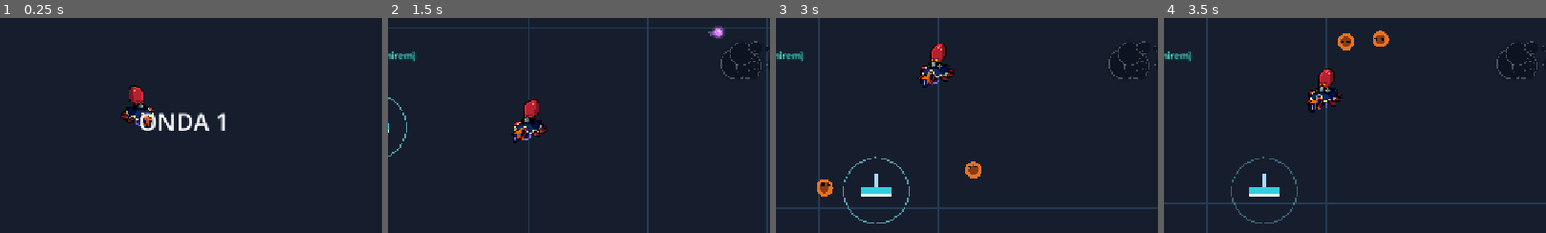
Above: before the commit, frames 1-4 (left to right).
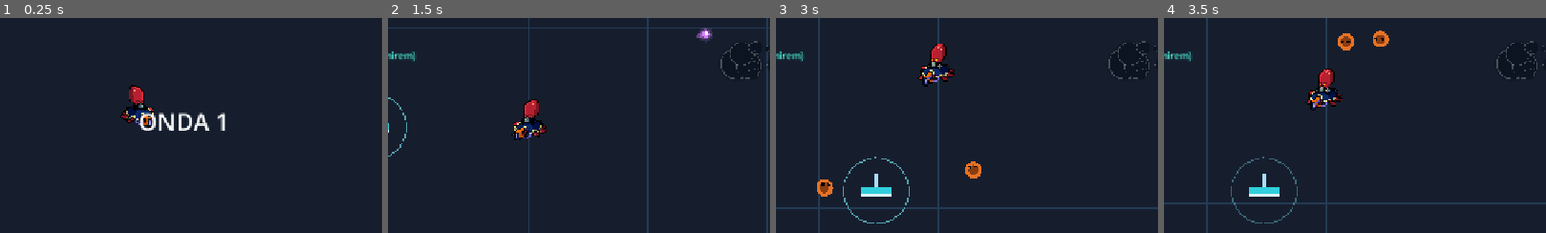
Above: after the commit, the same moments.

Repository: Ruan-Pablo-Oli/octo-ink-hell
Game: Godot game, scene res://scenes/main.tscn
Two runs of this game, one before a commit and one after it. Both use one fixed random seed, a clock stepped at 60 frames per second and the inputs below.
Inputs (mouse positions are % of the whole screen's width and height, from its top left):
- Up to frame 1 (0.25 s): no input
- Up to frame 2 (1.5 s): tap Enter at 0.5 s; move the mouse to (72, 45) at 0.52 s; hold D (move_right) 0.53-1.28 s; tap Space (dash) at 0.6 s; click (72, 45) at 0.67 s; move the mouse to (30, 55) at 1.27 s; hold S (move_down) from 1.28 s (still down); right-click (30, 55) at 1.35 s; click (30, 55) at 1.42 s
- Up to frame 3 (3 s): move the mouse to (60, 28) at 2.02 s; release S (move_down) at 2.03 s; press the mouse at (60, 28) at 2.03 s; hold D (move_right) 2.03-2.78 s; move the mouse to (45, 70) at 2.77 s; release the mouse at (45, 70) at 2.78 s; hold W (move_up) from 2.78 s (still down); tap Shift at 2.85 s; click (45, 70) at 2.92 s
- Up to frame 4 (3.5 s): keep holding W (move_up)
The pictures show only the part of the screen within x 32-82%, y 30-80%; the shares and areas given below are measured in that part.

The runs differ from the first frame. In frame 1, 0.1% of the frame differs, in the area x 35-41%, y 44-52%; in frame 2, 0.5%, in the area x 32-89%, y 3-59%; in frame 3, 0.2%; in frame 4, 0.2%.

Commit message:
feat: add Sprite2D nodes to player and weapon scenes, and implement muzzle point functionality

Diff:
--- a/scenes/player/player.tscn
+++ b/scenes/player/player.tscn
@@ -12,3 +12,5 @@
 sprite_top_right = ExtResource("3_75vfm")
 sprite_bottom_left = ExtResource("4_0owmy")
 sprite_bottom_right = ExtResource("5_qek5x")
+
+[node name="Sprite2D" type="Sprite2D" parent="." unique_id=702554687]
--- a/scenes/player/weapon.tscn
+++ b/scenes/player/weapon.tscn
@@ -12,3 +12,5 @@
 sprite_top_right = ExtResource("3_5ijpr")
 sprite_bottom_left = ExtResource("4_e1rds")
 sprite_bottom_right = ExtResource("5_1kp0g")
+
+[node name="Sprite2D" type="Sprite2D" parent="." unique_id=1061917590]
--- a/scripts/player/player.gd
+++ b/scripts/player/player.gd
@@ -25,6 +25,8 @@
 const BODY_RADIUS := 18.0
 
 enum FacingDir { TOP_LEFT, TOP_RIGHT, BOTTOM_LEFT, BOTTOM_RIGHT }
+
+@onready var _sprite: Sprite2D = $Sprite2D
 
 var health: float
 var ink: InkSystem
@@ -51,7 +53,6 @@
 var _arena: Arena
 var _dash_splat: WeaponData
 
-var _sprite: Sprite2D
 var _facing: FacingDir = FacingDir.BOTTOM_RIGHT
 var _has_sprites: bool = false
 
@@ -114,11 +115,11 @@
 	_has_sprites = sprite_top_left != null and sprite_top_right != null \
 		and sprite_bottom_left != null and sprite_bottom_right != null
 	if not _has_sprites:
-		return
-	_sprite = Sprite2D.new()
+		_sprite.visible = false
+		return
+	_sprite.visible = true
 	_sprite.texture = sprite_bottom_right
 	_sprite.scale = Vector2.ONE * _sprite_base_scale() * sprite_scale_mult
-	add_child(_sprite)
 
 
 func _sprite_base_scale() -> float:
--- a/scripts/player/weapon.gd
+++ b/scripts/player/weapon.gd
@@ -7,19 +7,28 @@
 @export var sprite_bottom_left: Texture2D
 @export var sprite_bottom_right: Texture2D
 @export var sprite_scale_mult: float = 7.0
-@export var sprite_offset: float = 22.0  ## distancia do centro do player ate a arma
+@export var sprite_offset: float = 20.0  ## distancia do centro do player ate a arma
 @export var sprite_z_index: int = 1  ## acima do player (z_index 0 por padrao)
 @export var sprite_rotation_mult: float = 0.1  ## 1.0 = giro total (+-45), 0.0 = sem giro
+
+@export_group("Muzzle")
+## Ponto da ponta do cano em pixels, relativo ao CENTRO de cada textura
+## (Sprite2D e centered por padrao, entao (0,0) = centro da imagem).
+@export var muzzle_point_top_left: Vector2 = Vector2.ZERO
+@export var muzzle_point_top_right: Vector2 = Vector2.ZERO
+@export var muzzle_point_bottom_left: Vector2 = Vector2.ZERO
+@export var muzzle_point_bottom_right: Vector2 = Vector2.ZERO
 
 const ProjectileScene := preload("res://scenes/combat/projectile.tscn")
 
 enum FacingDir { TOP_LEFT, TOP_RIGHT, BOTTOM_LEFT, BOTTOM_RIGHT }
 
+@onready var _sprite: Sprite2D = $Sprite2D
+
 var upgrades: UpgradeSystem
 var runtime: WeaponData
 var _cooldown: float = 0.0
 var _pierce: int = 0
-var _sprite: Sprite2D
 var _has_sprites: bool = false
 var _facing: FacingDir = FacingDir.BOTTOM_RIGHT
 
@@ -35,13 +44,13 @@
 	_has_sprites = sprite_top_left != null and sprite_top_right != null \
 		and sprite_bottom_left != null and sprite_bottom_right != null
 	if not _has_sprites:
+		_sprite.visible = false
 		return
-	_sprite = Sprite2D.new()
+	_sprite.visible = true
 	_sprite.texture = sprite_bottom_right
 	_sprite.scale = Vector2.ONE * _sprite_base_scale(sprite_bottom_right) * sprite_scale_mult
 	_sprite.z_index = sprite_z_index
 	_sprite.z_as_relative = true
-	add_child(_sprite)
 
 func _sprite_base_scale(tex: Texture2D) -> float:
 	var tex_size := tex.get_size()
@@ -111,8 +120,25 @@
 		_sprite.texture = tex
 		_sprite.scale = Vector2.ONE * _sprite_base_scale(tex) * sprite_scale_mult
 
-	# gira dentro do quadrante (-45 a +45 graus) pra acompanhar o mouse com precisao
 	_sprite.rotation = wrapf(mouse_angle - center_angle, -PI, PI) * sprite_rotation_mult
+
+func _current_muzzle_point() -> Vector2:
+	match _facing:
+		FacingDir.TOP_LEFT:
+			return muzzle_point_top_left
+		FacingDir.TOP_RIGHT:
+			return muzzle_point_top_right
+		FacingDir.BOTTOM_LEFT:
+			return muzzle_point_bottom_left
+		FacingDir.BOTTOM_RIGHT:
+			return muzzle_point_bottom_right
+	return Vector2.ZERO
+
+func _muzzle_world_position(origin: Vector2) -> Vector2:
+	if _has_sprites:
+		return _sprite.to_global(_current_muzzle_point())
+	return origin
+
 func try_fire(origin: Vector2, direction: Vector2, ink: InkSystem) -> bool:
 	if runtime == null or _cooldown > 0.0:
 		return false
@@ -131,9 +157,7 @@
 	var base_ang := direction.angle()
 	var n := maxi(1, runtime.projectiles_per_shot)
 	var spread := deg_to_rad(runtime.spread_deg)
-	var base_dist: float = sprite_offset if _has_sprites else 20.0
-	var muzzle_dist: float = base_dist
-
+	var muzzle_pos := _muzzle_world_position(origin)
 	for i in n:
 		var off := 0.0
 		if n > 1:
@@ -143,6 +167,6 @@
 		var dir := Vector2.RIGHT.rotated(base_ang + off)
 		var p := ProjectileScene.instantiate()
 		entities.add_child(p)
-		p.global_position = origin + dir * muzzle_dist
+		p.global_position = muzzle_pos
 		p.setup(dir, runtime.projectile_speed, runtime.projectile_damage,
 			runtime.projectile_lifetime, runtime.projectile_color, _pierce)
